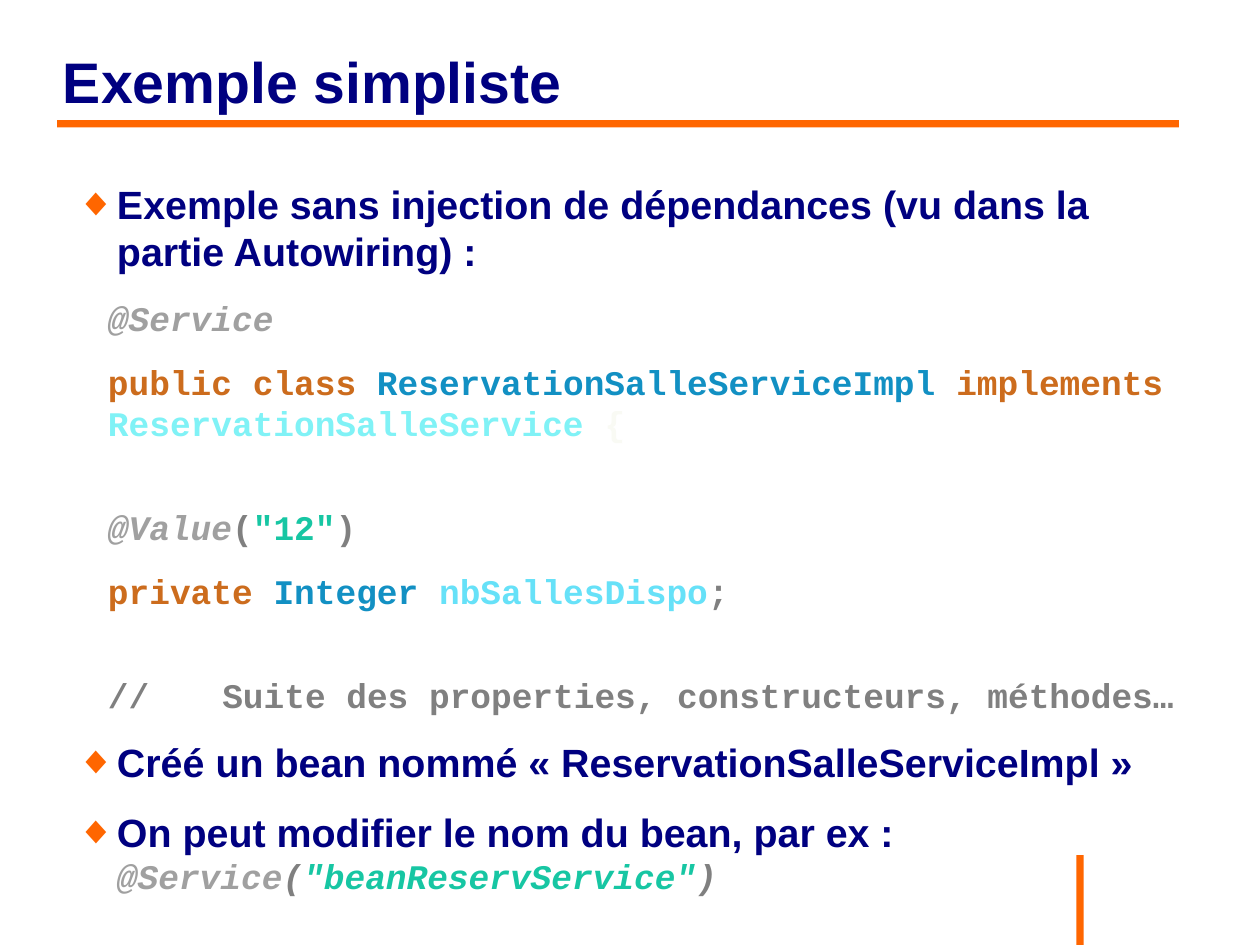
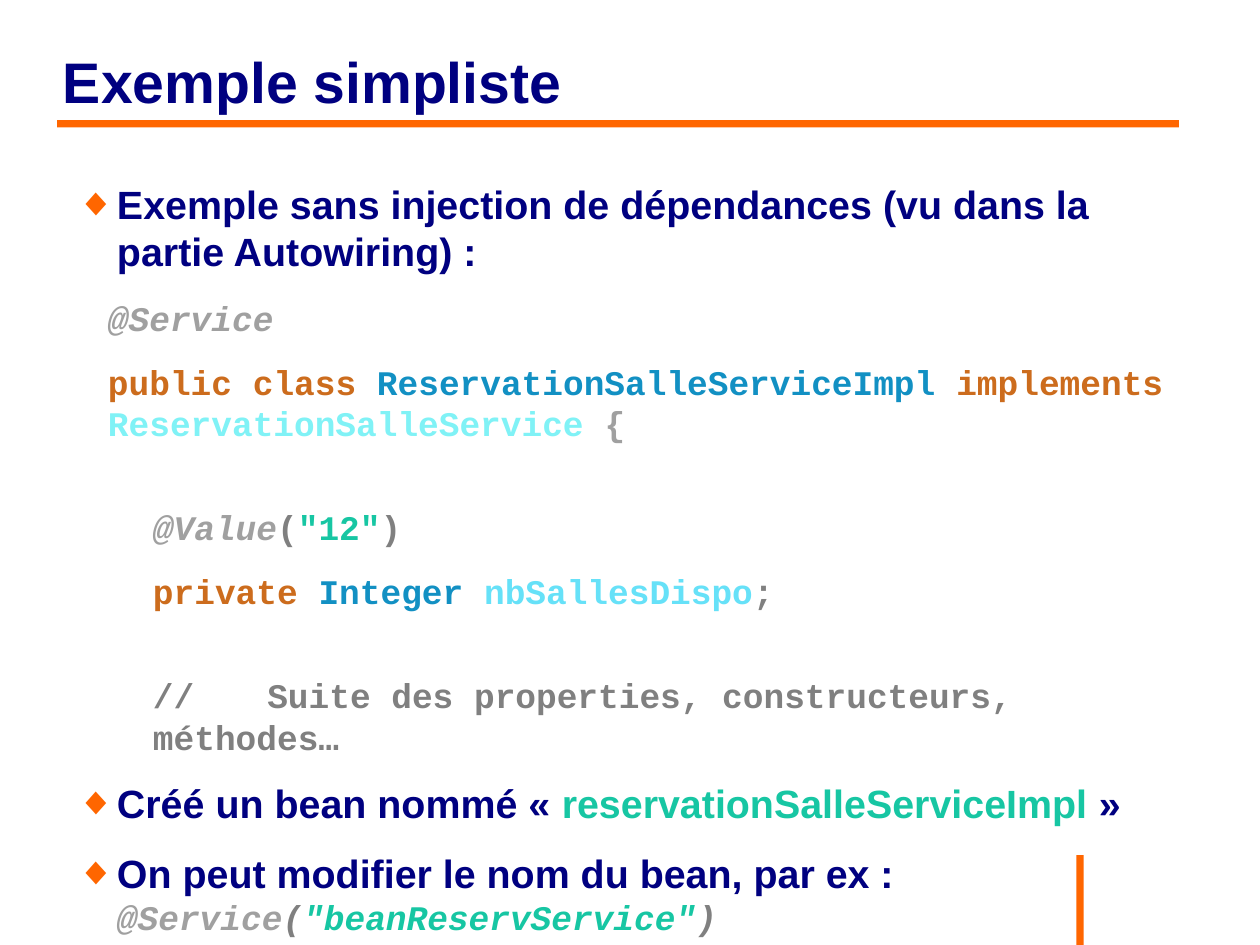
Before and after one commit to philphils/formation-spring, a slide deck: slide 62 of Documentation/diapo_formation_spring.odp. Drawn at 1260x945 pixels with LibreOffice and Linux fonts; fonts in the diff are those of the drawing; background and template pictures are left out. Boxes give left, top, right and bottom in pixels: in the first picture for what was removed or moved away, otherwise in the second. Text is boxed around its words. In the diff, an @@ line names an element or a change of style, - is before the commit and + after.

```diff
--- a/Documentation/diapo_formation_spring.odp
+++ b/Documentation/diapo_formation_spring.odp
@@ text at (108,370,1163,750): text colour #F9FAF4 to #A0A0A0 in "{"; indent changed @@
@@ text at (117,789,1087,826): text changed; text colour #000080 to #17C6A3 @@
-◆ Créé un bean nommé « ReservationSalleServiceImpl »
+◆ Créé un bean nommé « reservationSalleServiceImpl »
```
Also in this commit, not shown: 19 other slides changed, 9 slides added, 1 slide removed.
